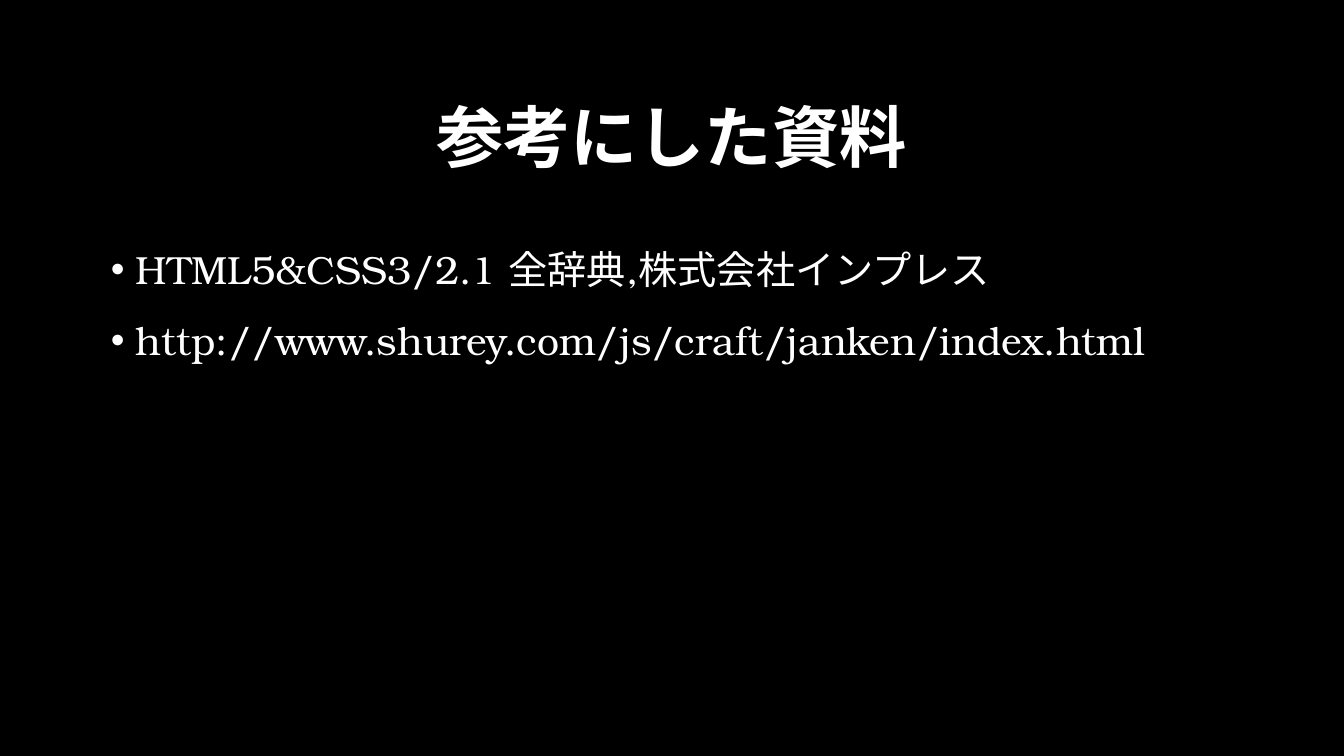
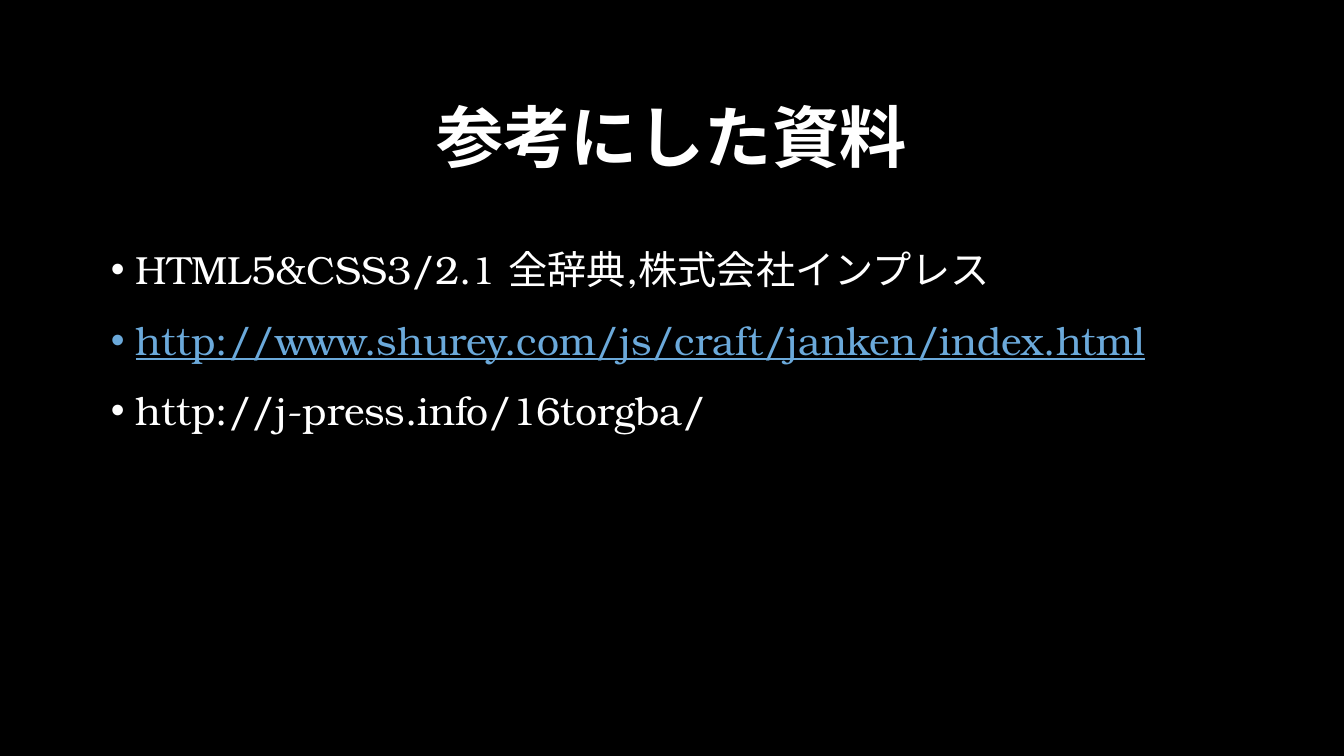
Before and after one commit to a5816014/myapp, a slide deck: slide 4 of janken/janken.pptx. Drawn at 1344x756 pixels with LibreOffice and Linux fonts; fonts in the diff are those of the drawing; background and template pictures are left out. Boxes give left, top, right and bottom in pixels: in the first picture for what was removed or moved away, otherwise in the second. Text is boxed around its words. In the diff, an @@ line names an element or a change of style, - is before the commit and + after.

```diff
--- a/janken/janken.pptx
+++ b/janken/janken.pptx
@@ text at (136, 326, 1145, 364): text colour #FFFFFF to #6BA9DA, underline on in "http://www.shurey.com/js/craft/janken/index.html" @@
@@ text at (136, 396, 706, 435): paragraph added @@
+• http://j-press.info/16torgba/
```
Also in this commit, not shown: 1 other slide changed, 1 other file.
